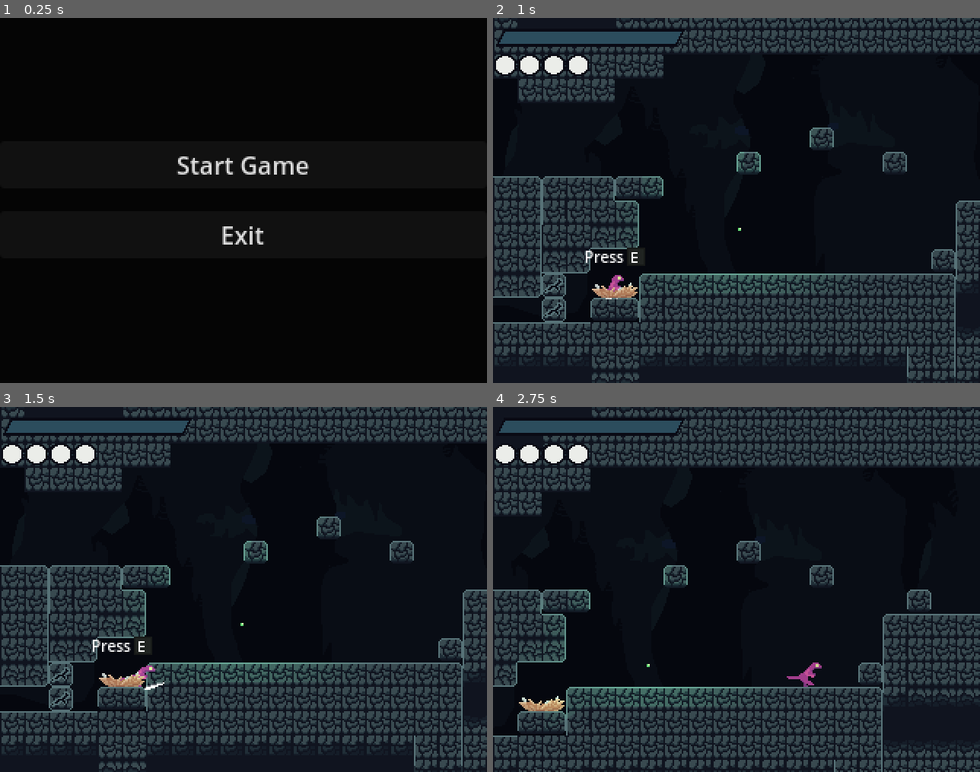
Above: before the commit, frames 1-4 (two rows, left to right).
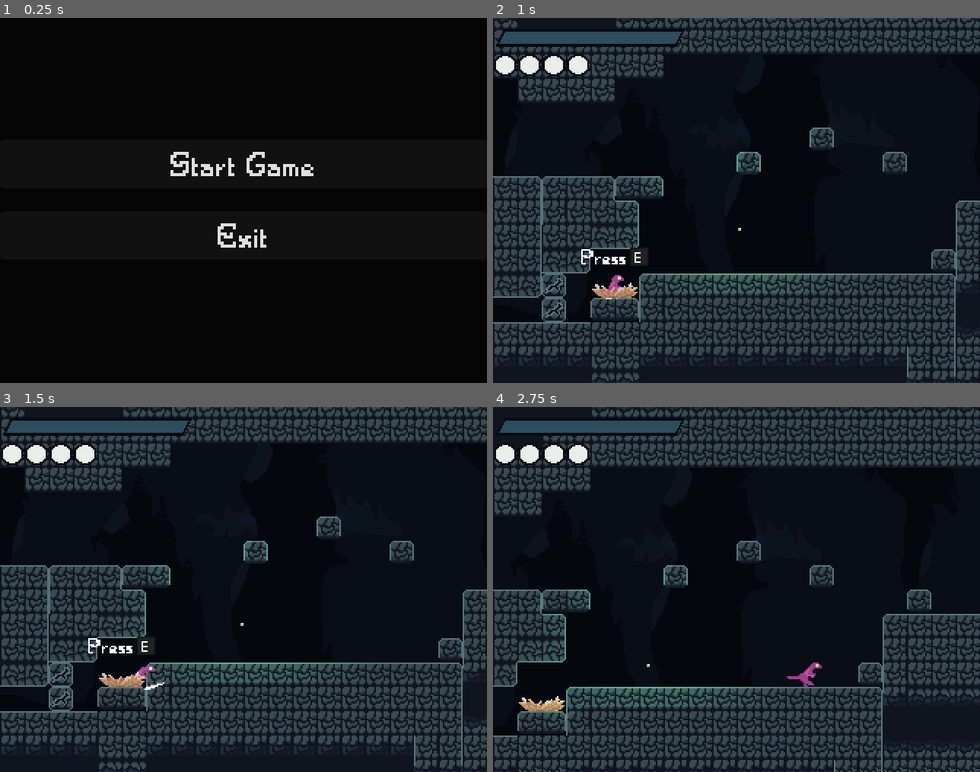
Above: after the commit, the same moments.

Repository: Liakatido/MVM19
Game: Godot game, scene res://scenes/game.tscn
Two runs of this game, one before a commit and one after it. Both use one fixed random seed, a clock stepped at 60 frames per second and the inputs below. Sound files missing from this copy of the repository are replaced by a short silence.
Inputs:
- Up to frame 1 (0.25 s): no input
- Up to frame 2 (1 s): click "Start Game" at 0.5 s
- Up to frame 3 (1.5 s): tap Enter (ui_accept) at 1.25 s; hold Right (right) from 1.28 s (still down); hold X (attack) from 1.28 s (still down)
- Up to frame 4 (2.75 s): keep holding Right (right); tap Z (jump) at 1.52, 2.27 s; release X (attack) at 2.03 s; tap C (dash) at 2.1 s

The runs differ from the first frame. In frame 1, 1.2% of the frame differs, in the area x 35-65%, y 36-63%; in frame 2, 0.2%; in frame 3, 0.2%; in frame 4, nothing differs.

Commit message:
font added

Diff:
--- /dev/null
+++ b/assets/font.tres
@@ -0,0 +1,6 @@
+[gd_resource type="Theme" load_steps=2 format=3 uid="uid://dvuvtxx5t5sr5"]
+
+[ext_resource type="FontFile" uid="uid://nhjol25r0vd6" path="res://assets/big-monster.ttf" id="1_tqp3c"]
+
+[resource]
+default_font = ExtResource("1_tqp3c")
--- a/scenes/levels/save_point.tscn
+++ b/scenes/levels/save_point.tscn
@@ -1,9 +1,10 @@
-[gd_scene load_steps=7 format=3 uid="uid://daxp300dp6r3n"]
+[gd_scene load_steps=8 format=3 uid="uid://daxp300dp6r3n"]
 
 [ext_resource type="Script" path="res://scenes/levels/level_gate.gd" id="1_8lu7b"]
 [ext_resource type="Script" path="res://scenes/levels/save_point.gd" id="1_a8a00"]
 [ext_resource type="Texture2D" uid="uid://cjnp3ejsr0jqm" path="res://assets/nest.png" id="1_r1a0l"]
 [ext_resource type="Texture2D" uid="uid://ddbfbefqt0nrs" path="res://assets/eletter.png" id="4_gt3yr"]
+[ext_resource type="Theme" uid="uid://dvuvtxx5t5sr5" path="res://assets/font.tres" id="4_prhqt"]
 
 [sub_resource type="RectangleShape2D" id="RectangleShape2D_elx23"]
 size = Vector2(14, 28)
@@ -54,6 +55,7 @@
 
 [node name="Label" type="Label" parent="SaveArea/HBoxContainer"]
 layout_mode = 2
+theme = ExtResource("4_prhqt")
 theme_override_font_sizes/font_size = 10
 text = "Press"
 horizontal_alignment = 1
--- a/scenes/menus/death_menu.tscn
+++ b/scenes/menus/death_menu.tscn
@@ -1,6 +1,8 @@
-[gd_scene load_steps=2 format=3 uid="uid://bbibb01cxsmf2"]
+[gd_scene load_steps=4 format=3 uid="uid://bbibb01cxsmf2"]
 
 [ext_resource type="Script" path="res://scenes/menus/death_menu.gd" id="1_bkpop"]
+[ext_resource type="FontFile" uid="uid://nhjol25r0vd6" path="res://assets/big-monster.ttf" id="2_i6slh"]
+[ext_resource type="Theme" uid="uid://dvuvtxx5t5sr5" path="res://assets/font.tres" id="3_mfl2g"]
 
 [node name="DeathMenu" type="MarginContainer"]
 anchors_preset = 15
@@ -15,6 +17,7 @@
 
 [node name="Label" type="Label" parent="VBoxContainer"]
 layout_mode = 2
+theme_override_fonts/font = ExtResource("2_i6slh")
 theme_override_font_sizes/font_size = 12
 text = "Continue?"
 horizontal_alignment = 1
@@ -26,12 +29,14 @@
 
 [node name="YesButton" type="Button" parent="VBoxContainer/HBoxContainer"]
 layout_mode = 2
+theme = ExtResource("3_mfl2g")
 theme_override_font_sizes/font_size = 14
 text = "yes
 "
 
 [node name="NoButton" type="Button" parent="VBoxContainer/HBoxContainer"]
 layout_mode = 2
+theme = ExtResource("3_mfl2g")
 theme_override_font_sizes/font_size = 14
 text = "no
 "
--- a/scenes/menus/main_menu.tscn
+++ b/scenes/menus/main_menu.tscn
@@ -1,7 +1,8 @@
-[gd_scene load_steps=3 format=3 uid="uid://n3qu2bq3xjpe"]
+[gd_scene load_steps=4 format=3 uid="uid://n3qu2bq3xjpe"]
 
 [ext_resource type="Script" path="res://scenes/menus/MenuButtons.gd" id="1_oq8kc"]
 [ext_resource type="Script" path="res://scenes/menus/main_menu.gd" id="1_tugie"]
+[ext_resource type="Theme" uid="uid://dvuvtxx5t5sr5" path="res://assets/font.tres" id="3_rj8f4"]
 
 [node name="MainMenu" type="Control"]
 layout_mode = 3
@@ -27,10 +28,12 @@
 
 [node name="Start" type="Button" parent="MenuButtons/Buttons"]
 layout_mode = 2
+theme = ExtResource("3_rj8f4")
 text = "Start Game"
 
 [node name="Exit" type="Button" parent="MenuButtons/Buttons"]
 layout_mode = 2
+theme = ExtResource("3_rj8f4")
 text = "Exit
 "
 
Binary file added: assets/big-monster.ttf
Not shown, added: assets/big-monster.ttf.import
